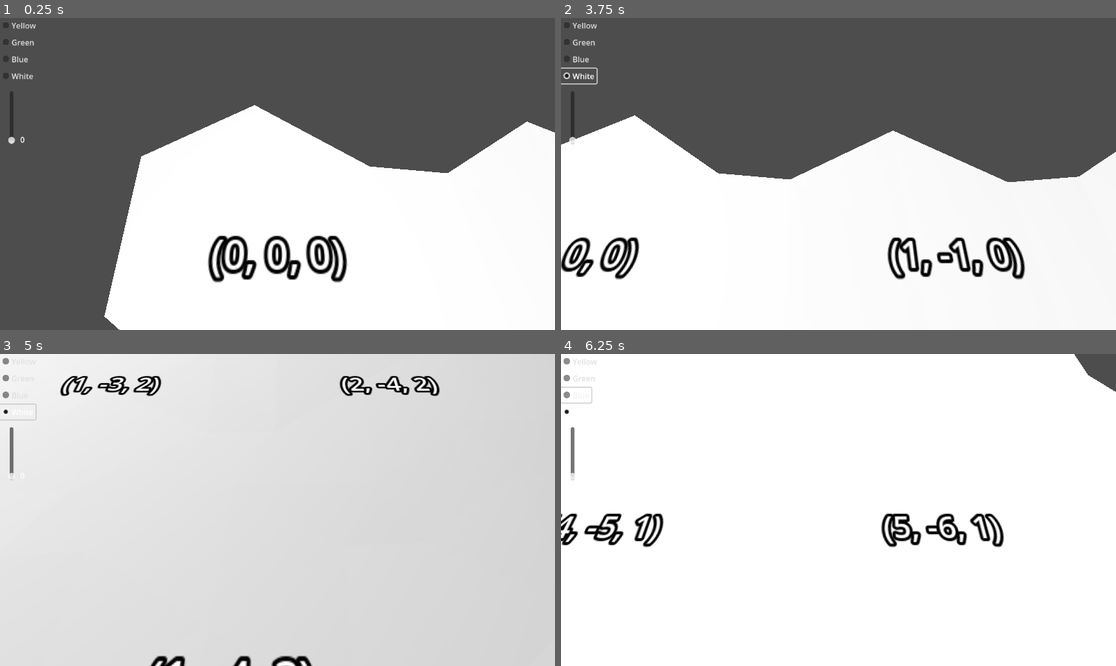
Above: before the commit, frames 1-4 (two rows, left to right).
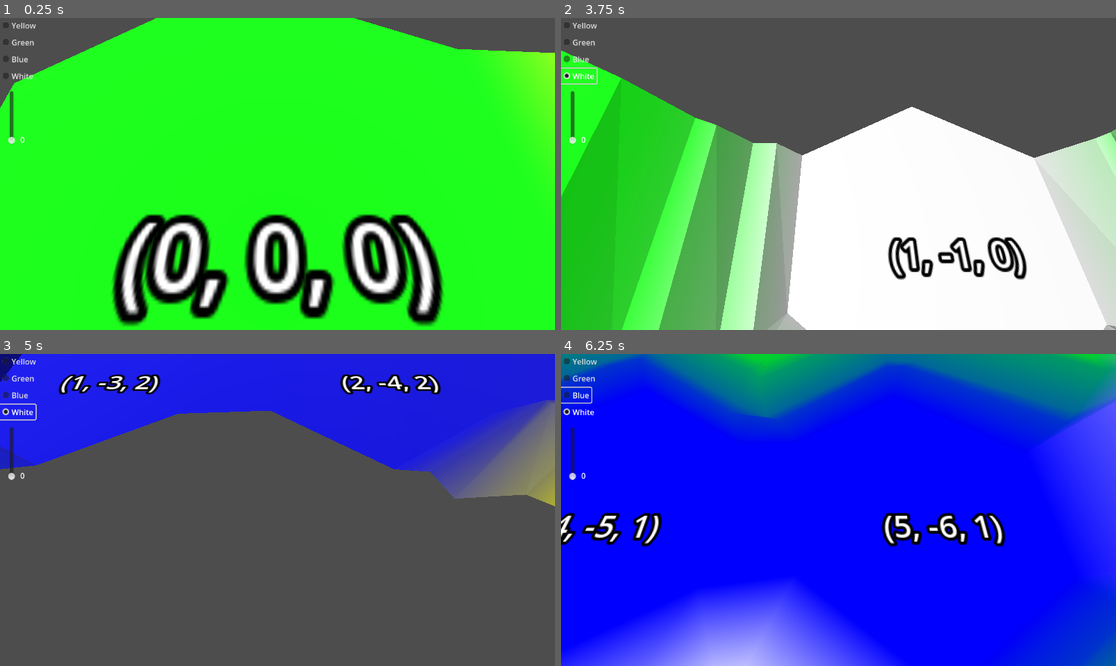
Above: after the commit, the same moments.

Repository: davepruitt/hex_map_godot
Game: Godot game, scene res://main.tscn
The game is run twice, just before and just after one commit, with the same random seed, the same clock (stepped at 60 frames per second) and the same inputs.
Inputs (mouse positions are in pixels of both pictures, inside the frame that each line leads up to):
- Up to frame 1 (0.25 s): no input
- Up to frame 2 (3.75 s): click "Yellow" at 0.5 s; click "Green" at 1.25 s; click "Blue" at 2 s; click "White" at 2.75 s; tap Enter at 3.5 s; move the mouse to (960, 158) at 3.52 s; hold Right (ui_right) from 3.53 s (still down); tap Z at 3.6 s; click (960, 158) at 3.67 s
- Up to frame 3 (5 s): move the mouse to (166, 525) at 4.27 s; release Right (ui_right) at 4.28 s; hold Down (ui_down) from 4.28 s (still down); tap X at 4.35 s
- Up to frame 4 (6.25 s): move the mouse to (894, 441) at 5.02 s; release Down (ui_down) at 5.03 s; hold Right (ui_right) 5.03-5.78 s; tap P at 5.1 s; move the mouse to (810, 572) at 5.77 s; hold Up (ui_up) from 5.78 s (still down); tap Z at 5.85 s; click (810, 572) at 5.92 s

The runs differ from the first frame. In frame 1, 91% of the frame differs, in the area x 0-100%, y 0-100%; in frame 2, 40%; in frame 3, 100%; in frame 4, 99%.

Commit message:
Implemented y-axis-specific perturbation of cells

Diff:
--- a/hex_project_godot/hex_cell.gd
+++ b/hex_project_godot/hex_cell.gd
@@ -23,8 +23,18 @@
 	get:
 		return _elevation
 	set(value):
+		#Set the elevation value for this cell
 		_elevation = value
-		position_label.position.y = _elevation * HexMetrics.ELEVATION_STEP
+
+		#Set the position of the cell
+		position.y = _elevation * HexMetrics.ELEVATION_STEP
+
+		var noise_sample: Vector4 = HexMetrics.sample_noise(position * HexMetrics.CELL_PERTURB_POSITION_MULTIPLIER)
+		var perturbation_amount: float = ((noise_sample.y * 2.0 - 1.0) * HexMetrics.ELEVATION_PERTURB_STRENGTH)
+		position.y += perturbation_amount
+
+		#Set the y-axis position of the "position label" for the cell
+		position_label.position.y = 0.01 + abs(perturbation_amount)
 
 #endregion
 
--- a/hex_project_godot/hex_grid.gd
+++ b/hex_project_godot/hex_grid.gd
@@ -105,6 +105,9 @@
 	#Instantiate a hex cell object
 	var hex_cell = hex_cell_prefab.instantiate() as HexCell
 
+	#Add this hex cell as a child of the scene
+	add_child(hex_cell)
+
 	#Set the west neighbor of the hex cell
 	if (x > 0):
 		hex_cell.set_neighbor(HexDirectionsClass.HexDirections.W, _hex_cells[i - 1])
@@ -130,22 +133,22 @@
 				#Set the south-east neighbor of the hex cell
 				hex_cell.set_neighbor(HexDirectionsClass.HexDirections.SE, _hex_cells[i - width + 1])
 
+	#Set the position of the hex cell in the scene
+	hex_cell.position = hex_position
+
 	#Set the color of the hex cell
-	#var idx = _rng.randi_range(0, 3)
-	#hex_cell.hex_color = _hex_colors[idx]
-	hex_cell.hex_color = default_hex_color
+	var idx = _rng.randi_range(0, 3)
+	hex_cell.hex_color = _hex_colors[idx]
+	#hex_cell.hex_color = default_hex_color
 
 	#Set the initial elevation of the hex cell
-	hex_cell.elevation = 0
-	#if (hex_cell.hex_color == Color.BLUE):
-		#hex_cell.elevation = 0
-	#elif (hex_cell.hex_color == Color.WHITE):
-		#hex_cell.elevation = 2
-	#else:
-		#hex_cell.elevation = 1
-
-	#Set the position of the hex cell in the scene
-	hex_cell.position = hex_position
+	#hex_cell.elevation = 0
+	if (hex_cell.hex_color == Color.BLUE):
+		hex_cell.elevation = 0
+	elif (hex_cell.hex_color == Color.WHITE):
+		hex_cell.elevation = 2
+	else:
+		hex_cell.elevation = 1
 
 	#Set the coordinates of the hex cell within the grid
 	hex_cell.hex_coordinates = HexCoordinates.FromOffsetCoordinates(x, z)
@@ -156,7 +159,5 @@
 	#Add this hex cell to the list of hex cells in the grid
 	_hex_cells.append(hex_cell)
 
-	#Add this hex cell as a child of the scene
-	add_child(hex_cell)
 
 #endregion
--- a/hex_project_godot/hex_mesh.gd
+++ b/hex_project_godot/hex_mesh.gd
@@ -285,7 +285,7 @@
 	var sample: Vector4 = HexMetrics.sample_noise(pos * HexMetrics.CELL_PERTURB_POSITION_MULTIPLIER)
 
 	pos.x += (sample.x * 2.0 - 1.0) * HexMetrics.CELL_PERTURB_STRENGTH
-	pos.y += (sample.y * 2.0 - 1.0) * HexMetrics.CELL_PERTURB_STRENGTH
+	#pos.y += (sample.y * 2.0 - 1.0) * HexMetrics.CELL_PERTURB_STRENGTH
 	pos.z += (sample.z * 2.0 - 1.0) * HexMetrics.CELL_PERTURB_STRENGTH
 
 	return pos
--- a/hex_project_godot/hex_metrics.gd
+++ b/hex_project_godot/hex_metrics.gd
@@ -31,9 +31,11 @@
 
 const CELL_PERTURB_STRENGTH: float = 0.1
 
-const CELL_PERTURB_POSITION_MULTIPLIER: float = 10.0
+const CELL_PERTURB_POSITION_MULTIPLIER: float = 100.0
 
 const NOISE_SCALE = 1.0
+
+const ELEVATION_PERTURB_STRENGTH: float = 0.015
 
 #endregion
 
